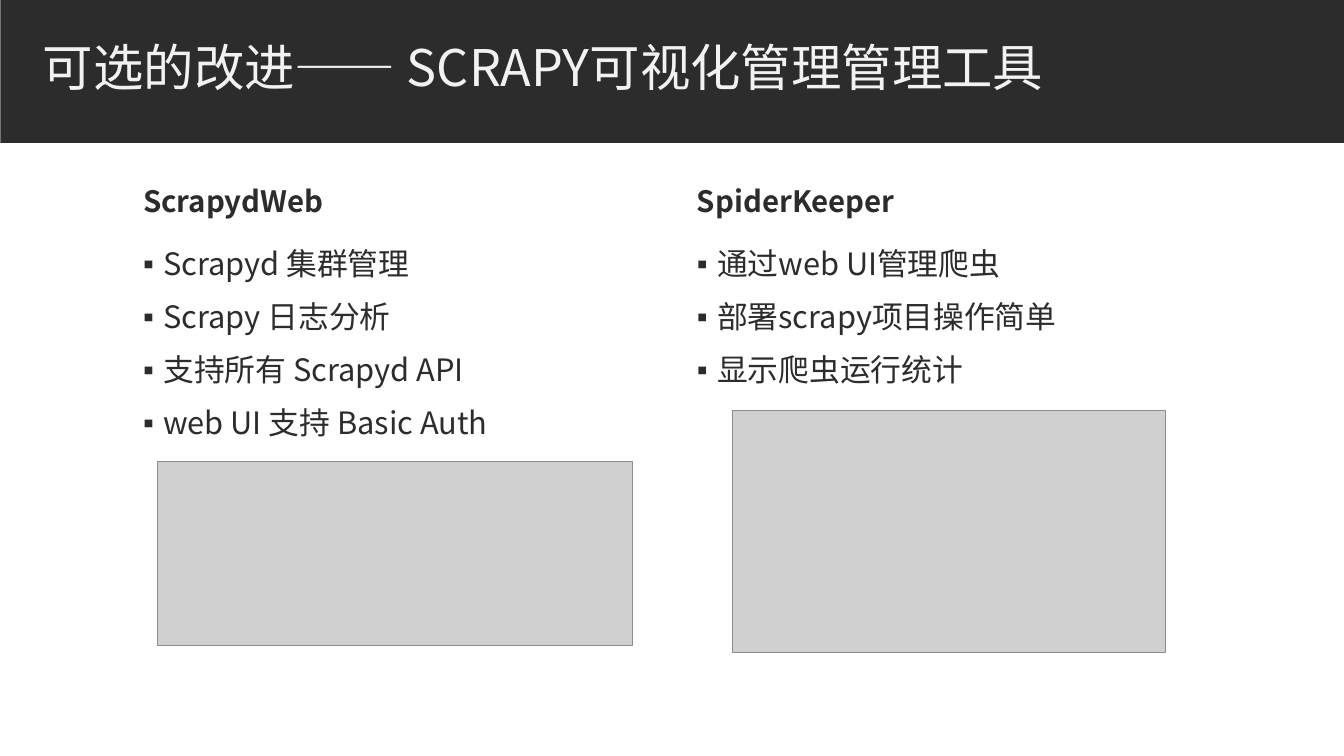
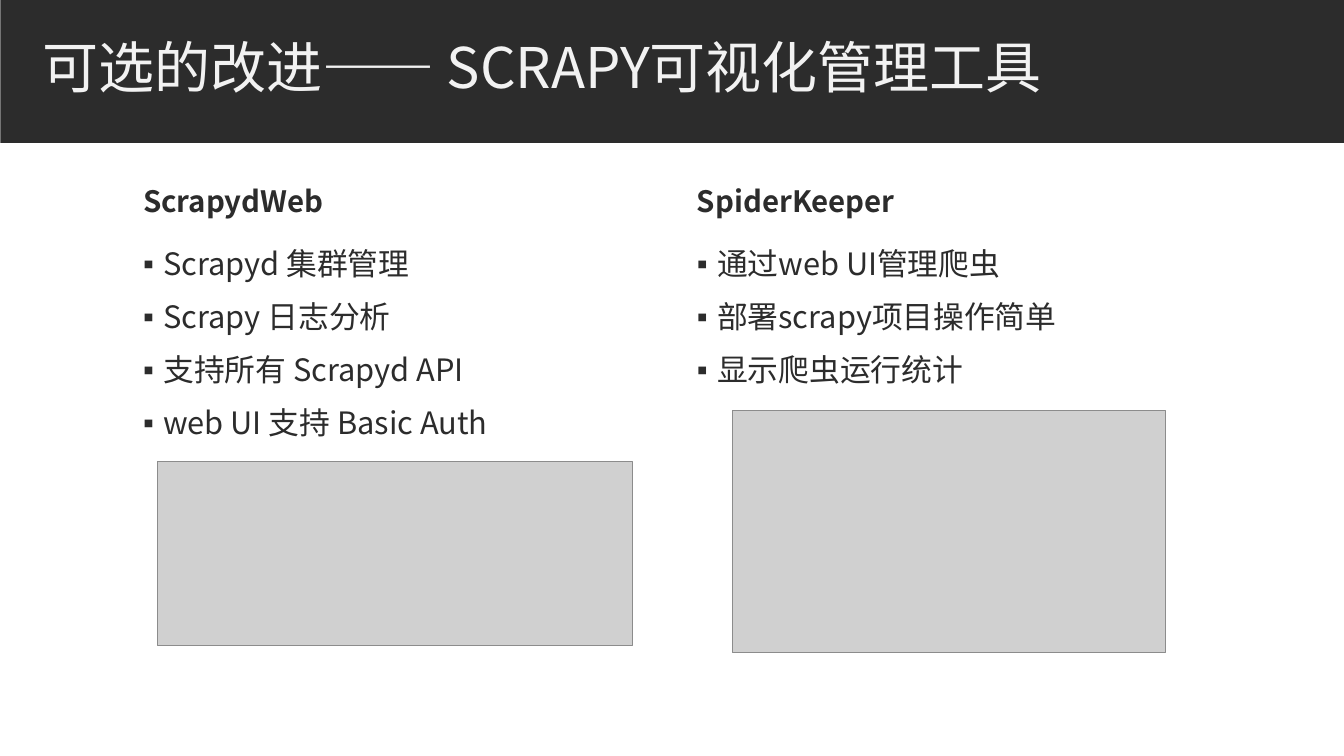
Before and after one commit to bhsei/20_H, a slide deck: slide 12 of 实验准备/汇报ppt.pptx. Drawn at 1344x756 pixels with LibreOffice and Linux fonts; fonts in the diff are those of the drawing; grey boxes stand for pictures. Boxes give left, top, right and bottom in pixels: in the first picture for what was removed or moved away, otherwise in the second. Text is boxed around its words. In the diff, an @@ line names an element or a change of style, - is before the commit and + after.

Commit message:
version 3

```diff
--- a/实验准备/汇报ppt.pptx
+++ b/实验准备/汇报ppt.pptx
@@ title at (x1=43, y1=41, x2=1041, y2=93): text changed; size 36 to 40 pt @@
-可选的改进—— SCRAPY可视化管理管理工具
+可选的改进—— SCRAPY可视化管理工具
```
Also in this commit, not shown: 1 other slide changed.
